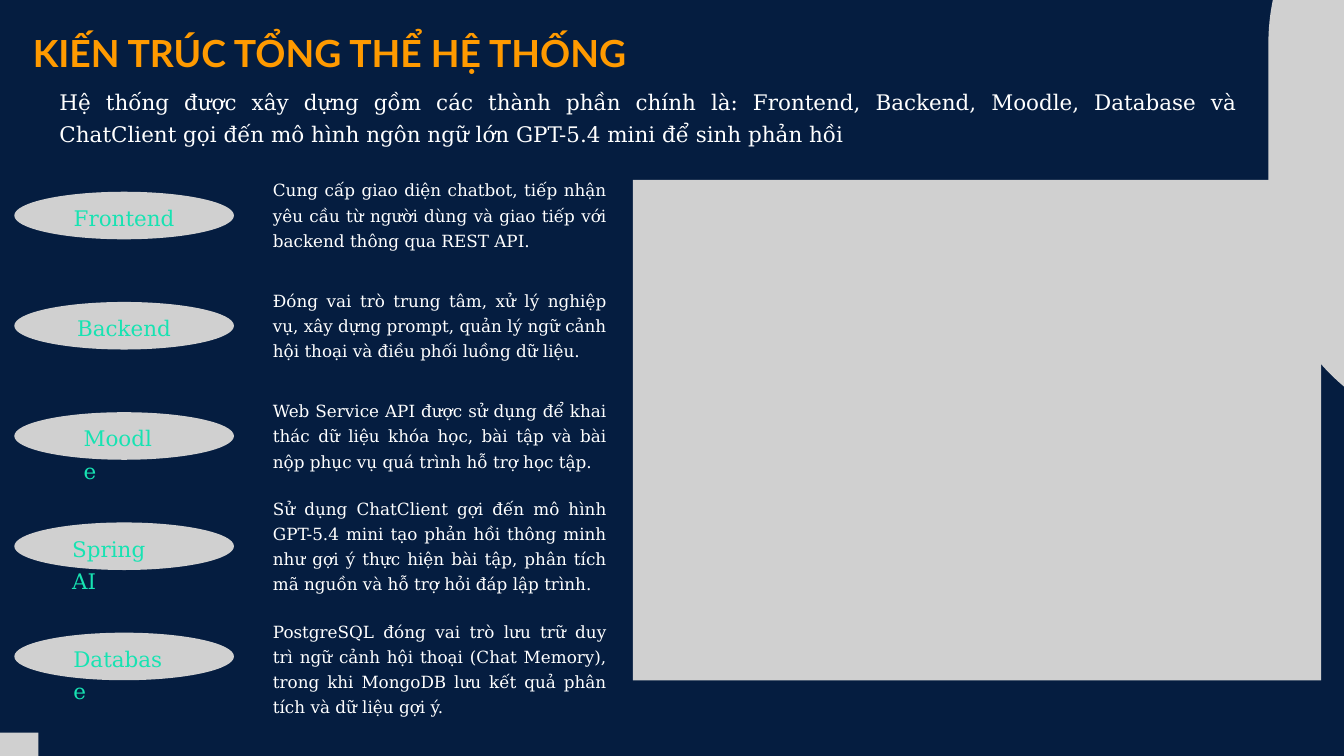
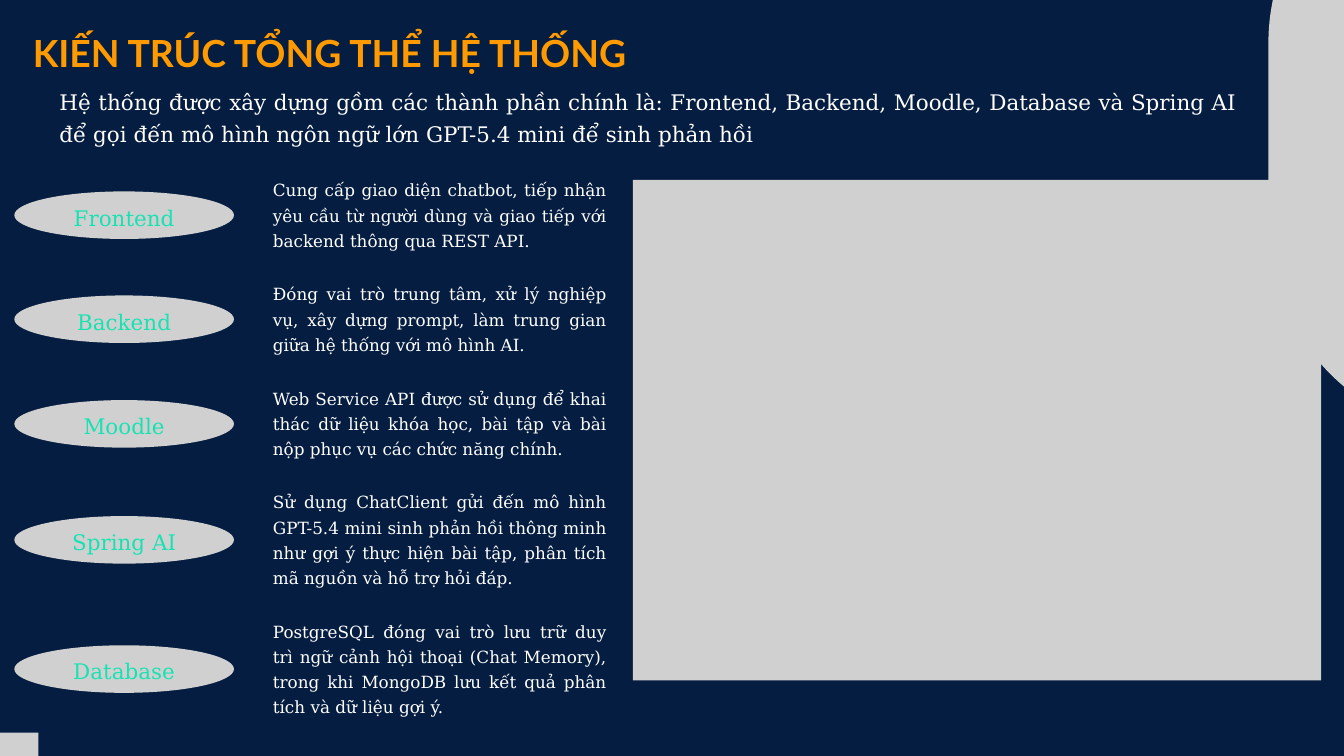
Before and after one commit to nguyenhuynhchi/tn-da22tta-110122001-nguyenhuynhchi-ai-support-program, a slide deck: slide 8 of docs/Slide KLTN.pptx. Drawn at 1344x756 pixels with LibreOffice and Linux fonts; fonts in the diff are those of the drawing; grey boxes stand for pictures. Boxes give left, top, right and bottom in pixels: in the first picture for what was removed or moved away, otherwise in the second. Text is boxed around its words. In the diff, an @@ line names an element or a change of style, - is before the commit and + after.

```diff
--- a/docs/Slide KLTN.pptx
+++ b/docs/Slide KLTN.pptx
@@ text at (59, 92, 1236, 147): text changed @@
-Hệ thống được xây dựng gồm các thành phần chính là: Frontend, Backend, Moodle, Database và ChatClient gọi đến mô hình ngôn ngữ lớn GPT-5.4 mini để sinh phản hồi
+Hệ thống được xây dựng gồm các thành phần chính là: Frontend, Backend, Moodle, Database và Spring AI để gọi đến mô hình ngôn ngữ lớn GPT-5.4 mini để sinh phản hồi
@@ picture: place and size @@
-picture at (14, 302, 234, 349)
+picture at (14, 296, 234, 343)
@@ text at (273, 287, 606, 355): text changed @@
-Đóng vai trò trung tâm, xử lý nghiệp vụ, xây dựng prompt, quản lý ngữ cảnh hội thoại và điều phối luồng dữ liệu.
+Đóng vai trò trung tâm, xử lý nghiệp vụ, xây dựng prompt, làm trung gian giữa hệ thống với mô hình AI.
@@ text "Backend": place and size @@
-text "Backend" at (77, 319, 171, 337)
+text "Backend" at (77, 313, 171, 331)
@@ picture: place and size @@
-picture at (14, 412, 234, 460)
+picture at (14, 400, 234, 448)
@@ alignment justified to centre in 3 elements at (72, 534, 176, 555), (73, 662, 175, 680), (84, 417, 165, 435) @@
@@ text at (273, 392, 606, 459): text changed @@
-Web Service API được sử dụng để khai thác dữ liệu khóa học, bài tập và bài nộp phục vụ quá trình hỗ trợ học tập.
+Web Service API được sử dụng để khai thác dữ liệu khóa học, bài tập và bài nộp phục vụ các chức năng chính.
@@ text at (273, 495, 606, 588): text changed @@
-Sử dụng ChatClient gợi đến mô hình GPT-5.4 mini tạo phản hồi thông minh như gợi ý thực hiện bài tập, phân tích mã nguồn và hỗ trợ hỏi đáp lập trình.
+Sử dụng ChatClient gửi đến mô hình GPT-5.4 mini sinh phản hồi thông minh như gợi ý thực hiện bài tập, phân tích mã nguồn và hỗ trợ hỏi đáp.
@@ picture: place and size @@
-picture at (14, 522, 234, 570)
+picture at (14, 516, 234, 564)
@@ text "Spring AI": place and size @@
-text "Spring AI" at (72, 541, 145, 589)
+text "Spring AI" at (72, 534, 176, 555)
@@ picture: place and size @@
-picture at (14, 633, 234, 681)
+picture at (14, 645, 234, 693)
@@ text "Database": place and size @@
-text "Database" at (73, 639, 175, 669)
+text "Database" at (73, 662, 175, 680)
```
Also in this commit, not shown: 9 other slides changed, 2 slides added, 21 other files.
